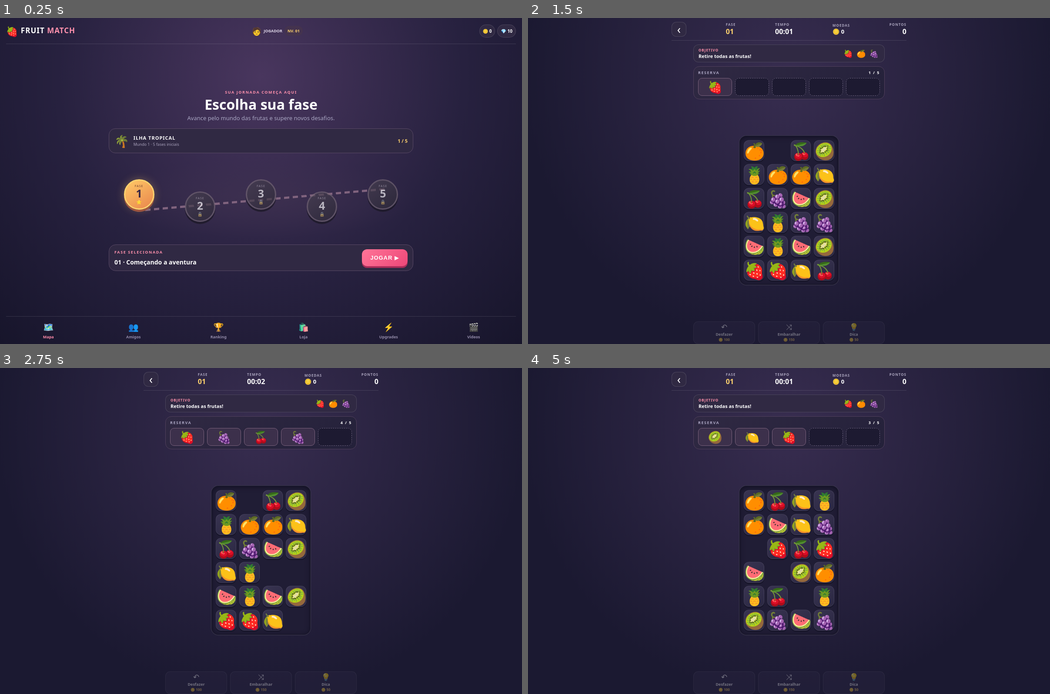
Above: before the commit, frames 1-4 (two rows, left to right).
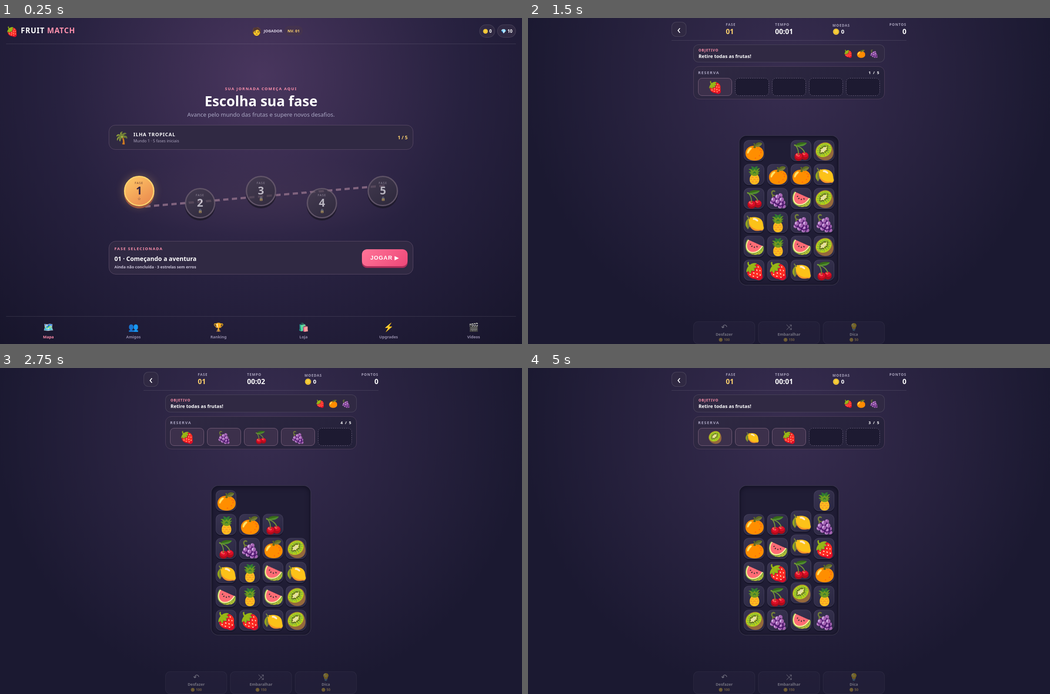
Above: after the commit, the same moments.

Repository: Guto157/fruit-match-game
Game: browser game, page index.html
Same seed, same stepped clock (60 frames per second), same inputs: the game is played once before the commit and once after it.
Inputs:
- Up to frame 1 (0.25 s): no input
- Up to frame 2 (1.5 s): click "JOGAR ▶" at 0.27 s; click "🍓" at 1.27 s
- Up to frame 3 (2.75 s): click "🍇" at 1.87 s; click "🍒" at 2.02 s; click "🍇" at 2.47 s
- Up to frame 4 (5 s): click "🍒" at 3.07 s; click "TENTAR NOVAMENTE" at 3.67 s; click "🥝" at 4.27 s; click "🍋" at 4.52 s; click "🍓" at 4.87 s

The runs differ from the first frame. In frame 1, 3.2% of the frame differs, in the area x 20-80%, y 21-79%; in frame 2, 0.2%; in frame 3, 1.4%; in frame 4, 2.0%.

Commit message:
Add animated fruit gravity and level star records

Diff:
--- a/css/style.css
+++ b/css/style.css
@@ -36,3 +36,8 @@
 .overlay{position:fixed;inset:0;background:#100e20df;display:grid;place-items:center;padding:22px;z-index:5}.modal{widt …(337 unchanged characters)…
 @media(max-height:680px){.home-header{height:48px}.home-main{gap:7px}.level-map{height:112px}.home-nav{height:54px}.gam …(197 unchanged characters)…
 @media(max-width:360px){.player-name{display:none}.brand{font-size:11px}.wallet span{font-size:9px;padding:6px}.game-topbar{gap:4px}.game-stat small,.game-phase small{font-size:7px}}
+
+/* Histórico de fase e avaliação */
+.selected-level>div>small#level-record{font-size:9px;color:#c9c2d8;font-weight:800}
+.level-node span{max-width:100%;font-size:9px;white-space:nowrap;letter-spacing:-1px}
+.fruit{will-change:transform}
--- a/index.html
+++ b/index.html
@@ -24,7 +24,7 @@
       <button class="level-node" data-level="4" disabled><small>FASE</small><b>4</b><span>🔒</span></button>
       <button class="level-node" data-level="5" disabled><small>FASE</small><b>5</b><span>🔒</span></button>
     </div>
-    <div class="selected-level"><div><span class="eyebrow">FASE SELECIONADA</span><strong id="selected-level">01 · Começando a aventura</strong></div><button id="play-button" class="play-button">JOGAR <span>▶</span></button></div>
+    <div class="selected-level"><div><span class="eyebrow">FASE SELECIONADA</span><strong id="selected-level">01 · Começando a aventura</strong><small id="level-record">Ainda não concluída</small></div><button id="play-button" class="play-button">JOGAR <span>▶</span></button></div>
   </section>
   <nav class="home-nav" aria-label="Menu principal">
     <button class="nav-item active" data-panel="map"><span>🗺️</span><small>Mapa</small></button>
--- a/js/app.js
+++ b/js/app.js
@@ -6,19 +6,31 @@
  let selected=1,unlocked=1,noticeTimer=null;
  function readProgress(){try{const n=Number(localStorage.getItem('fruitmatch.unlocked'));return Number.isInteger(n)?Math.max(1,Math.min(5,n)):1;}catch(_){return 1;}}
  function saveProgress(){try{localStorage.setItem('fruitmatch.unlocked',String(unlocked));}catch(_){}}
+ function readResults(){try{return JSON.parse(localStorage.getItem('fruitmatch.results')||'{}')||{};}catch(_){return {};}}
+ function saveResults(results){try{localStorage.setItem('fruitmatch.results',JSON.stringify(results));}catch(_){}}
  function updateMap(){
-  document.querySelectorAll('.level-node').forEach(node=>{const n=Number(node.dataset.level);node.disabled=n>unlocked;node.classList.toggle('current',n===selected);node.querySelector('span').textContent=n<=unlocked?'⭐':'🔒';});
+  const results=readResults();
+  document.querySelectorAll('.level-node').forEach(node=>{const n=Number(node.dataset.level),record=results[n];node.disabled=n>unlocked;node.classList.toggle('current',n===selected);node.querySelector('span').textContent=n>unlocked?'🔒':record?'⭐'.repeat(record.stars):'☆';});
   $('world-progress').textContent=unlocked+' / 5';
   $('selected-level').textContent=String(selected).padStart(2,'0')+' · '+names[selected];
+  const record=results[selected];
+  $('level-record').textContent=record?'Melhor resultado: '+ '⭐'.repeat(record.stars)+'☆'.repeat(3-record.stars)+' · '+formatTime(record.seconds):'Ainda não concluída · 3 estrelas sem erros';
  }
+ function formatTime(value){return String(Math.floor(value/60)).padStart(2,'0')+':'+String(value%60).padStart(2,'0');}
  function selectLevel(n){if(n>unlocked||n<1)return;selected=n;updateMap();}
  function showNotice(message){$('home-notice').textContent=message;$('home-notice').classList.add('show');clearTimeout(noticeTimer);noticeTimer=setTimeout(()=>$('home-notice').classList.remove('show'),2400);}
- function showHome(){game.classList.add('hidden');home.classList.remove('hidden');$('home-coins').textContent=$('game-coins').textContent;document.dispatchEvent(new Event('fruitmatch:stop'));}
+ function showHome(){game.classList.add('hidden');home.classList.remove('hidden');$('home-coins').textContent=$('game-coins').textContent;document.dispatchEvent(new Event('fruitmatch:stop'));updateMap();}
  function showGame(){home.classList.add('hidden');game.classList.remove('hidden');document.dispatchEvent(new CustomEvent('fruitmatch:start',{detail:{level:selected}}));}
  document.querySelectorAll('.level-node').forEach(node=>node.addEventListener('click',()=>selectLevel(Number(node.dataset.level))));
  $('play-button').addEventListener('click',showGame);$('back-home').addEventListener('click',showHome);
  document.addEventListener('fruitmatch:exit',showHome);
- document.addEventListener('fruitmatch:won',event=>{unlocked=Math.max(unlocked,Math.min(5,event.detail.level+1));saveProgress();$('home-coins').textContent=event.detail.coins;updateMap();});
+ document.addEventListener('fruitmatch:won',event=>{
+  unlocked=Math.max(unlocked,Math.min(5,event.detail.level+1));saveProgress();
+  const results=readResults(),key=String(event.detail.level),candidate={seconds:event.detail.seconds,stars:event.detail.stars,mistakes:event.detail.mistakes};
+  const previous=results[key];
+  if(!previous||candidate.stars>previous.stars||(candidate.stars===previous.stars&&candidate.seconds<previous.seconds))results[key]=candidate;
+  saveResults(results);$('home-coins').textContent=event.detail.coins;updateMap();
+ });
  document.querySelectorAll('.nav-item').forEach(button=>button.addEventListener('click',()=>{
   document.querySelectorAll('.nav-item').forEach(item=>item.classList.remove('active'));button.classList.add('active');
   const messages={map:'Selecione uma fase no mapa para jogar.',friends:'Amigos: sistema de convites será integrado na p …(302 unchanged characters)…
--- a/js/game.js
+++ b/js/game.js
@@ -1,48 +1,64 @@
 (() => {
  'use strict';
  const FRUITS=['🍓','🍊','🍇','🍋','🍉','🍍','🥝','🍒'];
- const SIZE=24,MAX_TRAY=5;
+ const COLS=4,ROWS=6,MAX_TRAY=5;
  const $=id=>document.getElementById(id);
  const boardEl=$('board'),trayEl=$('tray');
- let board=[],tray=[],score=0,history=[],ended=false,level=1,coins=500,seconds=0,timerId=null,outcome=null;
+ let board=[],tray=[],score=0,history=[],ended=false,level=1,coins=500,seconds=0,timerId=null,outcome=null,mistakes=0;
+ let nextTileId=1;
  function readCoins(){try{const n=Number(localStorage.getItem('fruitmatch.coins'));return Number.isFinite(n)&&n>=0?n:500;}catch(_){return 500;}}
  function writeCoins(){try{localStorage.setItem('fruitmatch.coins',String(coins));}catch(_){}}
  function shuffleArray(items){for(let i=items.length-1;i>0;i--){const j=Math.floor(Math.random()*(i+1));[items[i],items[j]]=[items[j],items[i]];}return items;}
- function formatTime(){return String(Math.floor(seconds/60)).padStart(2,'0')+':'+String(seconds%60).padStart(2,'0');}
- function save(){history.push({board:[...board],tray:[...tray],score,seconds});if(history.length>30)history.shift();}
+ function formatTime(value=seconds){return String(Math.floor(value/60)).padStart(2,'0')+':'+String(value%60).padStart(2,'0');}
+ function cloneTiles(items){return items.map(item=>item?{...item}:null);}
+ function save(){history.push({board:cloneTiles(board),tray:cloneTiles(tray),score,seconds,mistakes});if(history.length>30)history.shift();}
  function start(levelNumber=level){
-  level=Number(levelNumber)||1;board=shuffleArray(FRUITS.flatMap(f=>[f,f,f]));tray=[];score=0;history=[];ended=false;outcome=null;seconds=0;
+  level=Number(levelNumber)||1;board=shuffleArray(FRUITS.flatMap(f=>[1,2,3].map(()=>({id:nextTileId++,fruit:f}))));tray=[];score=0;history=[];ended=false;outcome=null;seconds=0;mistakes=0;
   clearInterval(timerId);$('timer').textContent='00:00';timerId=setInterval(()=>{seconds++;$('timer').textContent=formatTime();},1000);
   $('overlay').classList.add('hidden');$('game-level').textContent=String(level).padStart(2,'0');$('game-coins').textContent=coins;render();
  }
- function getHintFruit(){const counts={};for(const f of tray)counts[f]=(counts[f]||0)+1;for(const f of board)if(f)counts[f]=(counts[f]||0)+1;return FRUITS.find(f=>counts[f]>=3&&board.includes(f))||null;}
- function render(){
+ function getHintFruit(){const counts={};for(const tile of tray)counts[tile.fruit]=(counts[tile.fruit]||0)+1;for(const tile of board)if(tile)counts[tile.fruit]=(counts[tile.fruit]||0)+1;return FRUITS.find(f=>counts[f]>=3&&board.some(t=>t?.fruit===f))||null;}
+ function capturePositions(){const positions=new Map();boardEl.querySelectorAll('.fruit[data-tile-id]').forEach(el=>positions.set(Number(el.dataset.tileId),el.getBoundingClientRect()));return positions;}
+ function render(animateFrom=null){
   boardEl.innerHTML='';
-  board.forEach((fruit,index)=>{const tile=document.createElement('button');tile.type='button';tile.className='fruit'+(fruit?'':' empty');tile.textContent=fruit||'';tile.disabled=!fruit||ended;tile.setAttribute('aria-label',fruit?'Escolher '+fruit:'Espaço vazio');tile.addEventListener('click',()=>choose(index));boardEl.appendChild(tile);});
-  trayEl.innerHTML='';for(let i=0;i<MAX_TRAY;i++){const slot=document.createElement('div');slot.className='slot'+(tray[i]?' filled':'');slot.textContent=tray[i]||'';trayEl.appendChild(slot);}
+  board.forEach((tile,index)=>{const el=document.createElement('button');el.type='button';el.className='fruit'+(tile?'':' empty');el.textContent=tile?.fruit||'';el.disabled=!tile||ended;if(tile){el.dataset.tileId=String(tile.id);el.setAttribute('aria-label','Escolher '+tile.fruit);el.addEventListener('click',()=>choose(index));}else{el.setAttribute('aria-label','Espaço vazio');}boardEl.appendChild(el);});
+  if(animateFrom){boardEl.querySelectorAll('.fruit[data-tile-id]').forEach(el=>{const old=animateFrom.get(Number(el.dataset.tileId));if(!old)return;const now=el.getBoundingClientRect();const dx=old.left-now.left,dy=old.top-now.top;if(Math.abs(dx)+Math.abs(dy)>1){el.animate([{transform:'translate('+dx+'px,'+dy+'px)'},{transform:'translate(0,0)'}],{duration:360,easing:'cubic-bezier(.2,.75,.25,1)'});}});}
+  trayEl.innerHTML='';for(let i=0;i<MAX_TRAY;i++){const slot=document.createElement('div');slot.className='slot'+(tray[i]?' filled':'');slot.textContent=tray[i]?.fruit||'';trayEl.appendChild(slot);}
   $('tray-count').textContent=tray.length+' / '+MAX_TRAY;$('score').textContent=score.toLocaleString('pt-BR');$('game-coins').textContent=coins;
   $('undo').disabled=!history.length||ended||coins<100;$('shuffle').disabled=ended||board.filter(Boolean).length<2||coins<150;$('hint').disabled=ended||!getHintFruit()||coins<50;
  }
+ function applyGravity(){
+  for(let col=0;col<COLS;col++){
+   const remaining=[];for(let row=0;row<ROWS;row++){const tile=board[row*COLS+col];if(tile)remaining.push(tile);}
+   for(let row=ROWS-1;row>=0;row--)board[row*COLS+col]=remaining.pop()||null;
+  }
+ }
  function choose(index){
-  if(ended||!board[index])return;save();const fruit=board[index];board[index]=null;tray.push(fruit);
-  const matches=tray.filter(item=>item===fruit).length;
-  if(matches>=3){let removed=0;tray=tray.filter(item=>{if(item===fruit&&removed<3){removed++;return false;}return true;});score+=30;}
+  if(ended||!board[index])return;
+  const oldPositions=capturePositions();save();
+  const tile=board[index];board[index]=null;tray.push(tile);
+  const matches=tray.filter(item=>item.fruit===tile.fruit).length;
+  if(matches>=3){let removed=0;tray=tray.filter(item=>{if(item.fruit===tile.fruit&&removed<3){removed++;return false;}return true;});score+=30;}
+  applyGravity();
+  if(tray.length===4)mistakes++;
   if(board.every(item=>!item)){finish(true);return;}
-  if(tray.length>=MAX_TRAY){finish(false);return;}render();
+  if(tray.length>=MAX_TRAY){finish(false);return;}
+  render(oldPositions);
  }
+ function starsForMistakes(count){return count===0?3:count===1?2:1;}
  function finish(won){
   if(ended)return;ended=true;outcome=won?'won':'lost';clearInterval(timerId);render();
   $('modal-icon').textContent=won?'🏆':'💫';$('modal-eyebrow').textContent=won?'MISSÃO CONCLUÍDA':'FIM DE JOGO';
   $('modal-title').textContent=won?'Você conseguiu!':'A reserva lotou!';
-  $('modal-message').textContent=won?'Fase concluída em '+formatTime()+'. Pontuação: '+score+'.':'Não há espaço livre na reserva. Tente novamente!';
-  $('modal-action').textContent=won?'VOLTAR AO MAPA':'TENTAR NOVAMENTE';$('overlay').classList.remove('hidden');
-  if(won){coins+=50;writeCoins();$('game-coins').textContent=coins;document.dispatchEvent(new CustomEvent('fruitmatch:won',{detail:{level,coins,score,seconds}}));}
+  if(won){const stars=starsForMistakes(mistakes);$('modal-message').textContent='Tempo: '+formatTime()+'. '+ 'Erros: '+mistakes+'.\n'+ 'Resultado: '+'⭐'.repeat(stars)+'☆'.repeat(3-stars)+'.';$('modal-action').textContent='VOLTAR AO MAPA';coins+=50;writeCoins();$('game-coins').textContent=coins;document.dispatchEvent(new CustomEvent('fruitmatch:won',{detail:{level,coins,score,seconds,mistakes,stars}}));}
+  else{$('modal-message').textContent='Não há espaço livre na reserva. Tente novamente!';$('modal-action').textContent='TENTAR NOVAMENTE';}
+  $('overlay').classList.remove('hidden');
  }
- function undo(){if(!history.length||ended||coins<100)return;coins-=100;writeCoins();const previous=history.pop();board=previous.board;tray=previous.tray;score=previous.score;seconds=previous.seconds;$('timer').textContent=formatTime();render();}
- function shuffle(){if(ended||coins<150)return;save();coins-=150;writeCoins();const positions=board.map((f,i)=>f?i:-1).filter(i=>i>=0);const values=shuffleArray(positions.map(i=>board[i]));positions.forEach((p,i)=>board[p]=values[i]);render();}
- function hint(){if(ended||coins<50)return;const fruit=getHi …(74 unchanged characters)… ent=coins;[...boardEl.children].forEach((tile)=>{if(tile.textContent===fruit)tile.anim …(178 unchanged characters)…
+ function undo(){if(!history.length||ended||coins<100)return;coins-=100;writeCoins();const previous=history.pop();board=previous.board;tray=previous.tray;score=previous.score;seconds=previous.seconds;mistakes=previous.mistakes;$('timer').textContent=formatTime();render();}
+ function shuffle(){if(ended||coins<150)return;save();coins-=150;writeCoins();const positions=board.map((t,i)=>t?i:-1).filter(i=>i>=0);const values=shuffleArray(positions.map(i=>board[i]));positions.forEach((p,i)=>board[p]=values[i]);render();}
+ function hint(){if(ended||coins<50)return;const fruit=getHi …(74 unchanged characters)… ent=coins;[...boardEl.children].forEach(tile=>{if(tile.textContent===fruit)tile.anim …(178 unchanged characters)…
  $('undo').addEventListener('click',undo);$('shuffle').addEventListener('click',shuffle);$('hint').addEventListener('click',hint);
- $('modal-action').addEventListener('click',()=>{if(outcome==='won'){ $('overlay').classList.add('hidden');document.dispatchEvent(new Event('fruitmatch:exit'));}else{start(level);}});
+ $('modal-action').addEventListener('click',()=>{if(outcome==='won'){$('overlay').classList.add('hidden');document.dispatchEvent(new Event('fruitmatch:exit'));}else{start(level);}});
  document.addEventListener('fruitmatch:start',event=>start(event.detail?.level||1));
  document.addEventListener('fruitmatch:stop',()=>clearInterval(timerId));
  coins=readCoins();$('home-coins').textContent=coins;
